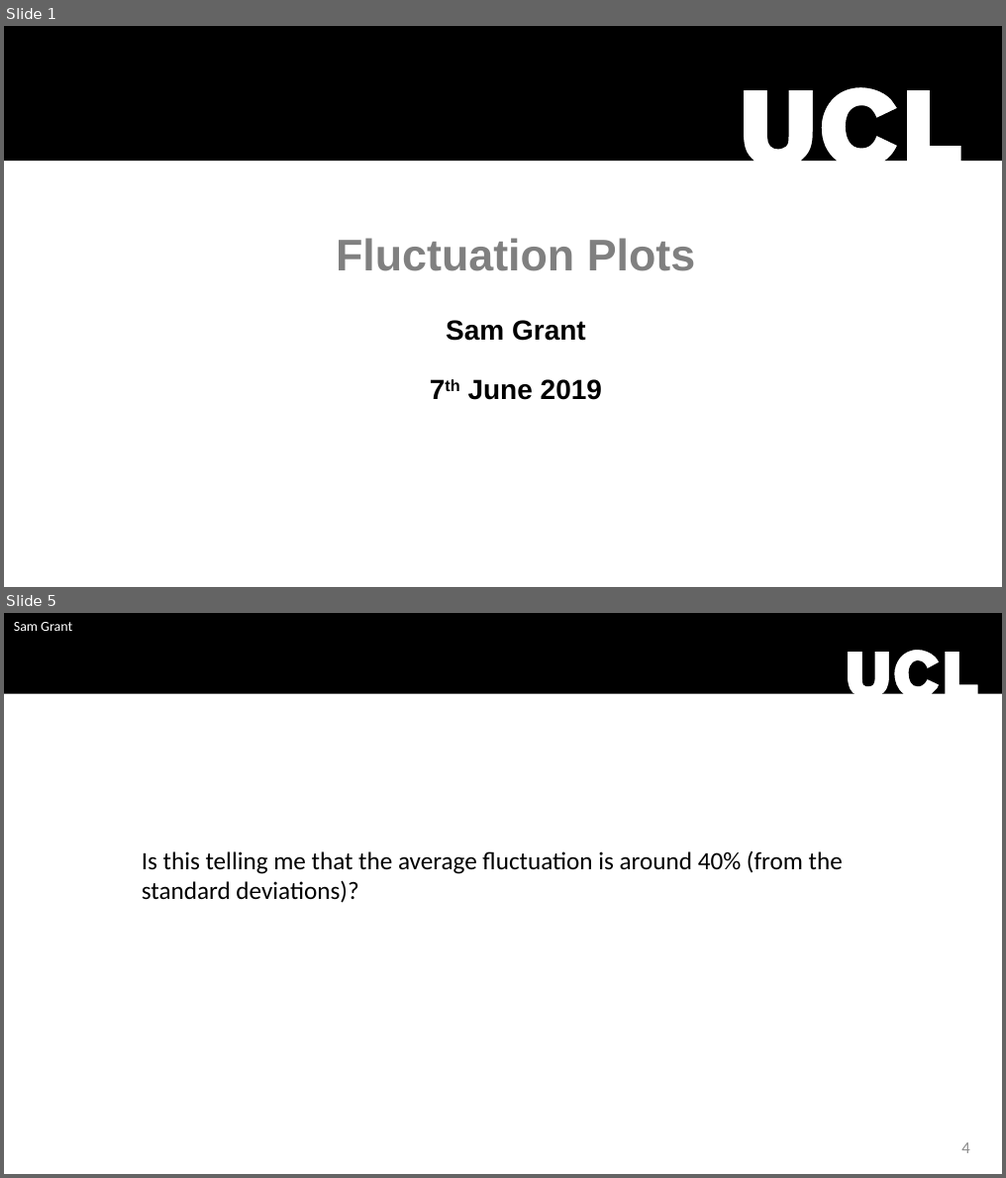
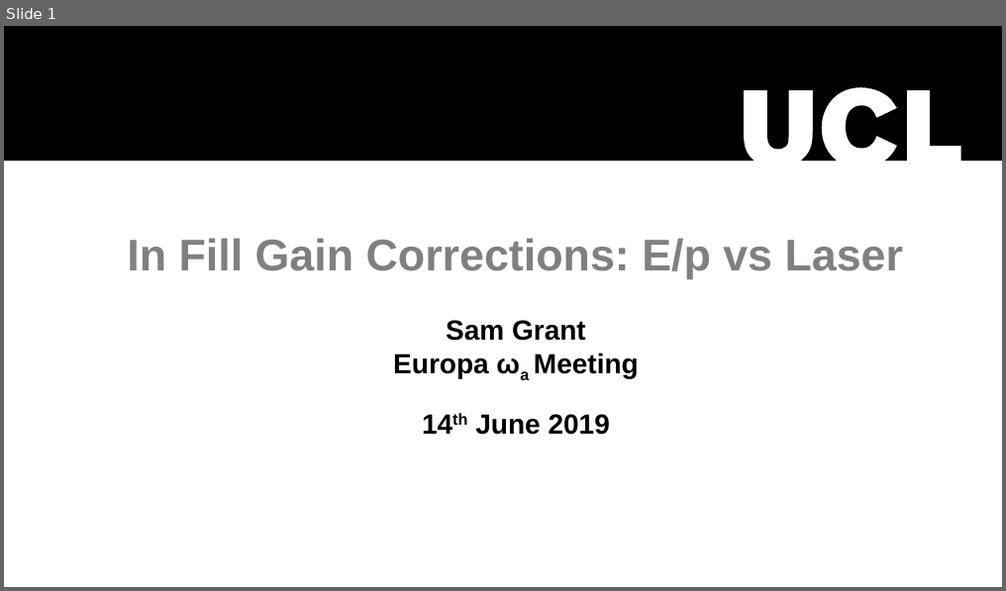
Before and after one commit to sam-grant/EpRatio, a slide deck: fluctuation.pptx. Shown one above the other, each under a label of ours: slides 1 and 5 before the commit, slide 1 after it; the slides between them are not shown. The pictures are 1006x1178 and 1006x591 pixels, drawn with LibreOffice and Linux fonts; fonts in the diff are those of the drawing; background and template pictures are left out. Boxes give left, top, right and bottom in pixels: in the first picture for what was removed or moved away, otherwise in the second. Text is boxed around its words. In the diff, an @@ line names an element or a change of style, - is before the commit and + after.

```diff
--- a/fluctuation.pptx
+++ b/fluctuation.pptx
@@ slide 5 removed at box(4, 613, 1002, 1174), background #FFFFFF @@
@@ freeform shape removed at box(4, 613, 1002, 694) @@
@@ text removed at box(14, 622, 72, 631) @@
-Sam Grant
@@ text removed at box(142, 852, 843, 903) @@
-Is this telling me that the average fluctuation is around 40% (from the standard deviations)?
@@ page number removed at box(961, 1143, 969, 1154) @@
-4
@@ slide 1 changed as well @@
@@ title at box(127, 238, 903, 435): text changed @@
-Fluctuation Plots
-Sam Grant
-7th June 2019
+In Fill Gain Corrections: E/p vs Laser
+Sam Grant
+Europa ωa Meeting
+14th June 2019
```
Also in this commit, not shown: 8 slides added, 3 other slides removed, 28 other files.
